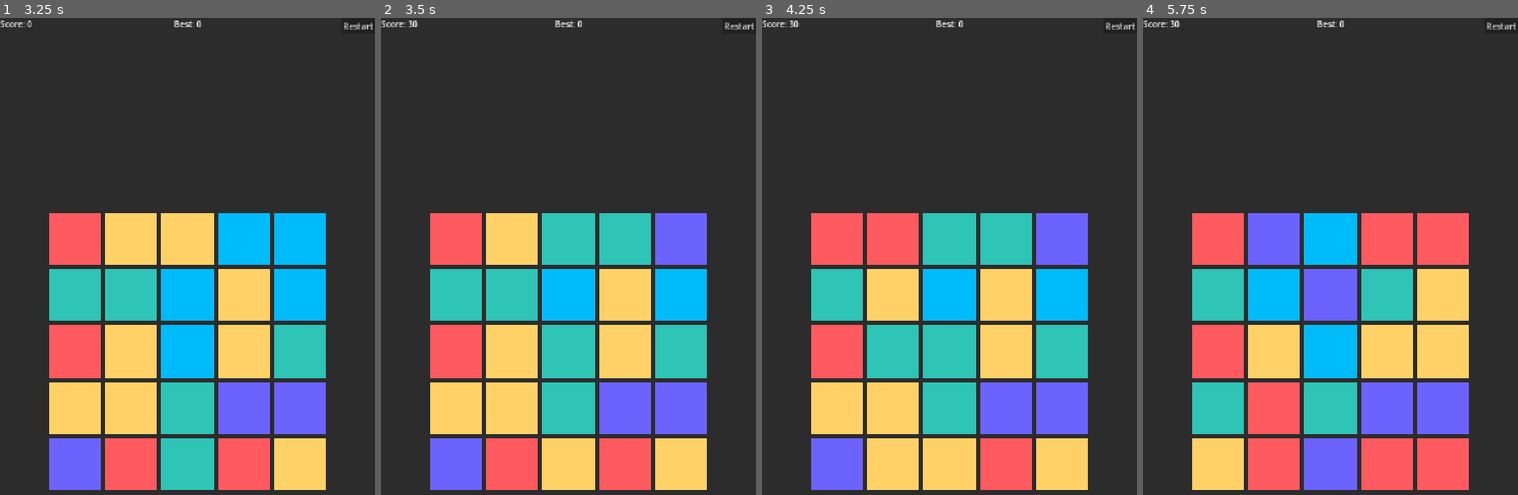
Above: before the commit, frames 1-4 (left to right).
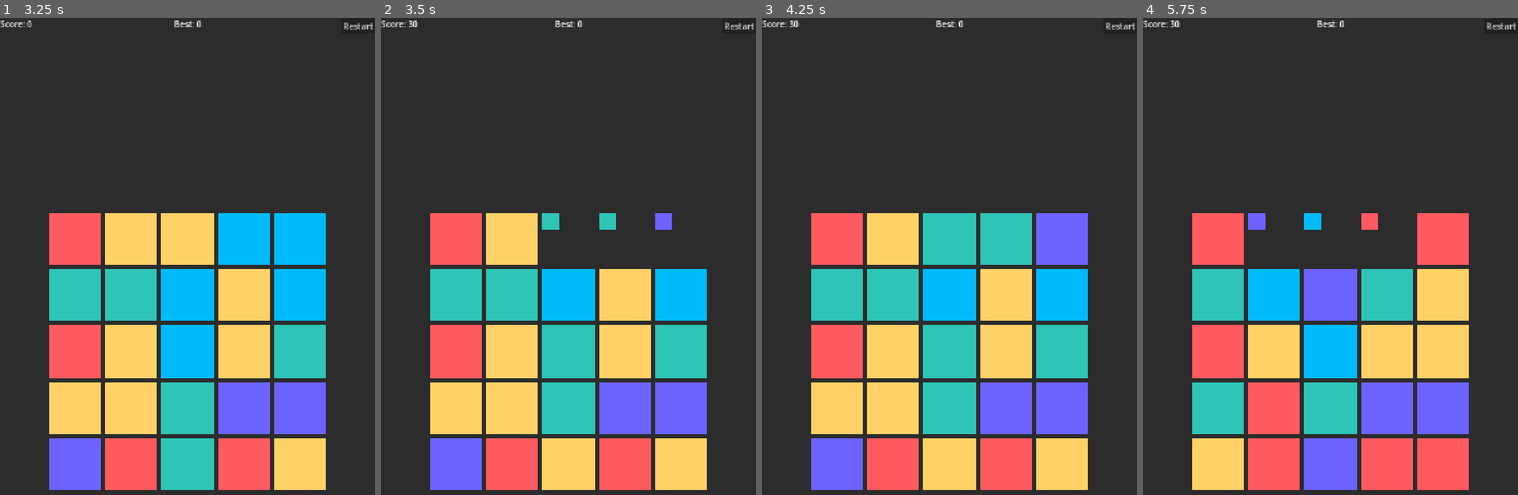
Above: after the commit, the same moments.

Repository: MerabTskhvedadze/echo-grid
Game: Godot game, scene res://scenes/main.tscn
Same seed, same stepped clock (60 frames per second), same inputs: the game is played once before the commit and once after it.
Inputs (mouse positions are in pixels of both pictures, inside the frame that each line leads up to):
- Up to frame 1 (3.25 s): click "Restart" at 0.5 s; click "Restart" at 1.25 s; click "Restart" at 2 s; tap Enter at 2.75 s; drag from (187, 351) to (225, 204) at 2.77 s
- Up to frame 2 (3.5 s): no input
- Up to frame 3 (4.25 s): drag from (874, 385) to (930, 485) at 3.52 s
- Up to frame 4 (5.75 s): move the mouse to (1368, 204) at 4.27 s; click (1368, 204) at 4.42 s; tap Space at 5 s; drag from (1311, 485) to (1218, 251) at 5.02 s

Frame 1 is identical in both runs. In frame 2, 4.1% of the frame differs, in the area x 42-87%, y 40-52%; in frame 3, 6.0%, in the area x 28-42%, y 40-99%; in frame 4, 4.0%.

Commit message:
add simple animations

Diff:
--- a/scenes/main.tscn
+++ b/scenes/main.tscn
@@ -12,7 +12,7 @@
 grow_vertical = 2
 script = ExtResource("1_0wfyh")
 
-[node name="ColorRect" type="ColorRect" parent="." unique_id=942925724]
+[node name="Background" type="ColorRect" parent="." unique_id=942925724]
 layout_mode = 1
 anchors_preset = 15
 anchor_right = 1.0
--- a/scripts/board.gd
+++ b/scripts/board.gd
@@ -19,6 +19,7 @@
 var swipe_start = Vector2.ZERO
 var dragging = false
 var score = 0
+var busy = false
 
 func _ready():
 	randomize()
@@ -26,6 +27,8 @@
 	start_game()
 
 func start_game():
+	busy = false
+	dragging = false
 	score = 0
 	score_changed.emit(score)
 	make_board()
@@ -71,6 +74,9 @@
 	return tile.get_meta("color_id")
 
 func _gui_input(event):
+	if busy:
+		return
+
 	if event is InputEventScreenTouch:
 		if event.pressed:
 			swipe_start = event.position
@@ -95,6 +101,8 @@
 
 	if delta.length() < SWIPE_THRESHOLD:
 		return
+
+	busy = true
 
 	var cell_size = TILE_SIZE + GAP
 	var row = clampi(int(start_pos.y / cell_size), 0, GRID_SIZE - 1)
@@ -111,8 +119,10 @@
 		else:
 			shift_column_up(col)
 
-	update_tile_positions()
-	clear_all_matches()
+	await animate_board_move()
+	await clear_all_matches()
+
+	busy = false
 
 func shift_row_left(row):
 	var first = grid[row][0]
@@ -138,14 +148,19 @@
 		grid[row][col] = grid[row - 1][col]
 	grid[0][col] = last
 
-func update_tile_positions():
+func animate_board_move():
+	var tween = create_tween()
+
 	for row in range(GRID_SIZE):
 		for col in range(GRID_SIZE):
 			var tile = grid[row][col]
-			tile.position = Vector2(
+			var target_pos = Vector2(
 				col * (TILE_SIZE + GAP),
 				row * (TILE_SIZE + GAP)
 			)
+			tween.parallel().tween_property(tile, "position", target_pos, 0.12)
+
+	await tween.finished
 
 func find_matches():
 	var matched = {}
@@ -207,13 +222,45 @@
 		score += matches.size() * 10
 		score_changed.emit(score)
 
+		await animate_match_pop(matches)
+
 		for pos in matches:
 			var row = pos.x
 			var col = pos.y
 			var new_color_id = randi() % colors.size()
 			set_tile_color(grid[row][col], new_color_id)
 
+		await animate_match_reappear(matches)
+
 		matches = find_matches()
+
+func animate_match_pop(matches):
+	var tween = create_tween()
+
+	for pos in matches:
+		var row = pos.x
+		var col = pos.y
+		var tile = grid[row][col]
+		tween.parallel().tween_property(tile, "scale", Vector2(0.2, 0.2), 0.08)
+
+	await tween.finished
+
+func animate_match_reappear(matches):
+	for pos in matches:
+		var row = pos.x
+		var col = pos.y
+		var tile = grid[row][col]
+		tile.scale = Vector2(0.2, 0.2)
+
+	var tween = create_tween()
+
+	for pos in matches:
+		var row = pos.x
+		var col = pos.y
+		var tile = grid[row][col]
+		tween.parallel().tween_property(tile, "scale", Vector2(1, 1), 0.10)
+
+	await tween.finished
 
 func remove_matches_on_start():
 	var matches = find_matches()
